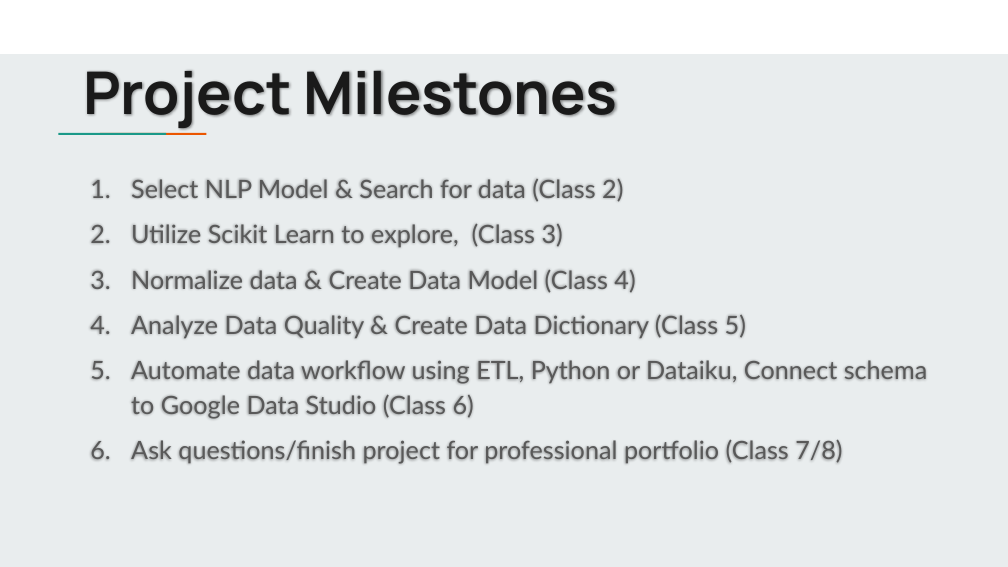
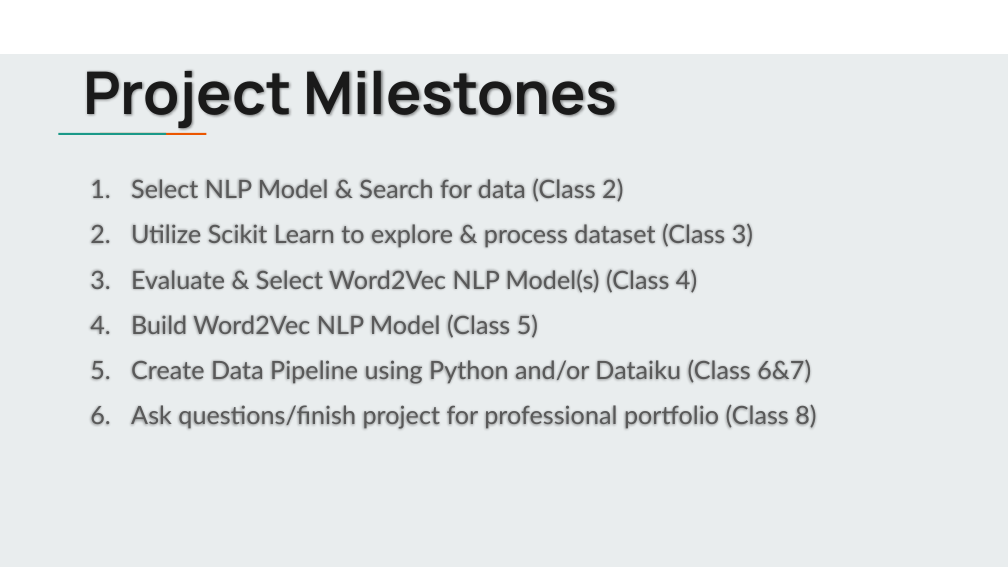
Before and after one commit to jbergmann56/ODSA-PythonAdvModels, a slide deck: slide 3 of Class Project.pptx. Drawn at 1008x567 pixels with LibreOffice and Linux fonts; fonts in the diff are those of the drawing. Boxes give left, top, right and bottom in pixels: in the first picture for what was removed or moved away, otherwise in the second. Text is boxed around its words. In the diff, an @@ line names an element or a change of style, - is before the commit and + after.

Commit message:
6/12 updates - Class 2

```diff
--- a/Class Project.pptx
+++ b/Class Project.pptx
@@ text at (x1=90, y1=224, x2=816, y2=429): text changed @@
-2. Utilize Scikit Learn to explore, (Class 3)
-3. Normalize data & Create Data Model (Class 4)
-4. Analyze Data Quality & Create Data Dictionary (Class 5)
-5. Automate data workflow using ETL, Python or Dataiku, Connect schema to Google Data Studio (Class 6)
-6. Ask questions/finish project for professional portfolio (Class 7/8)
+2. Utilize Scikit Learn to explore & process dataset (Class 3)
+3. Evaluate & Select Word2Vec NLP Model(s) (Class 4)
+4. Build Word2Vec NLP Model (Class 5)
+5. Create Data Pipeline using Python and/or Dataiku (Class 6&7)
+6. Ask questions/finish project for professional portfolio (Class 8)
```
Also in this commit, not shown: 1 other slide changed, 1 slide added, 2 slides removed.
